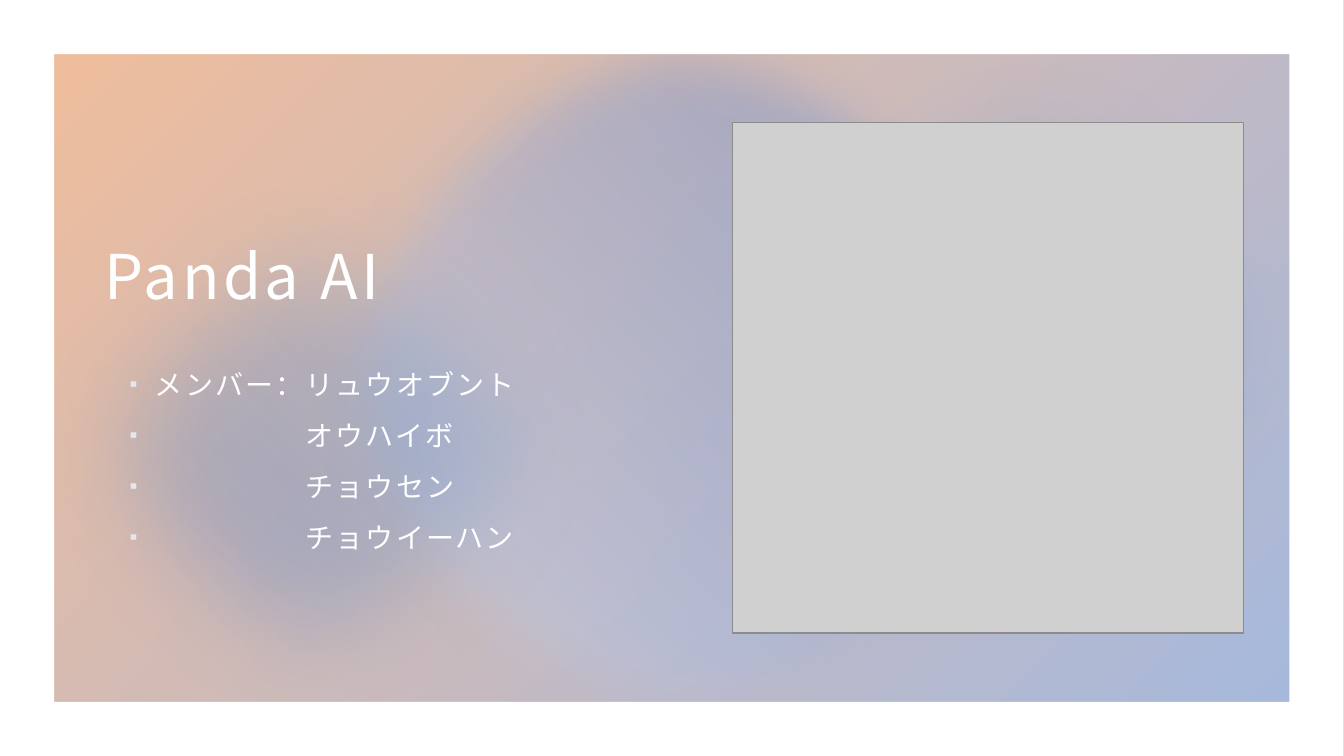
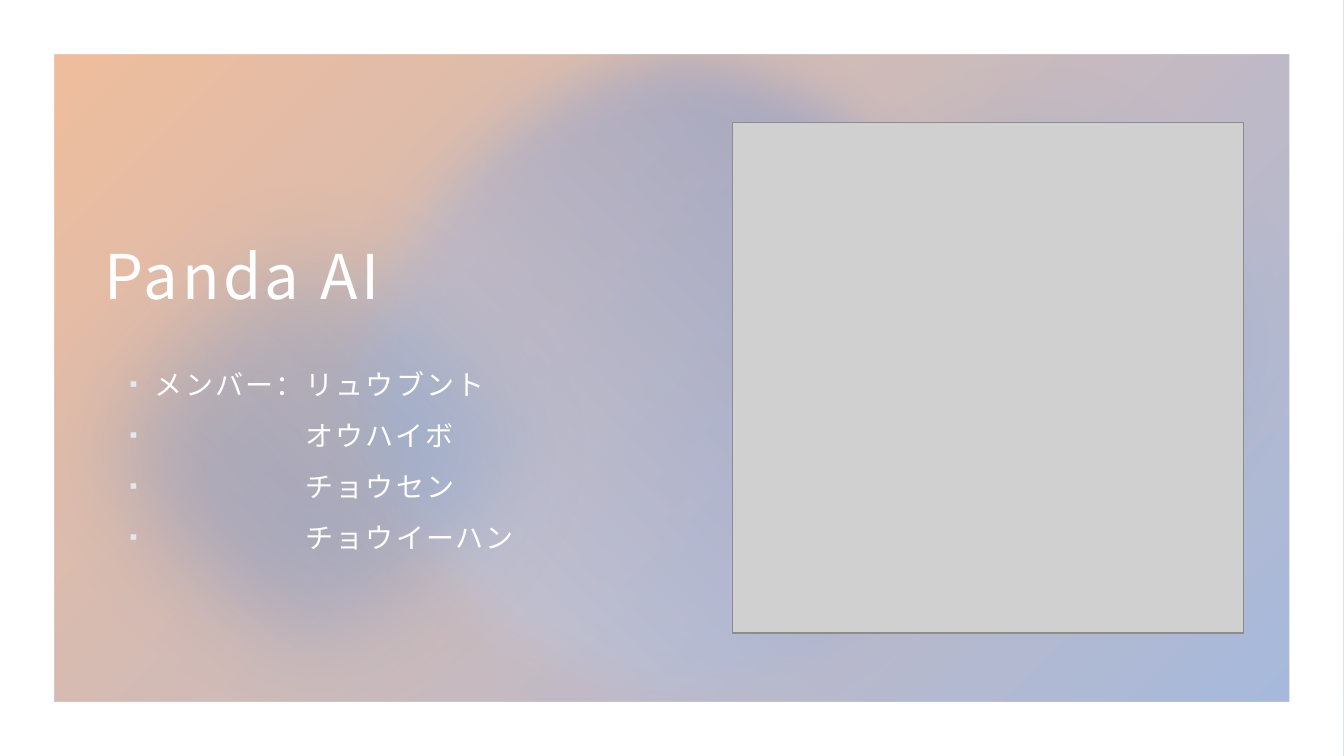
Before and after one commit to YIFAN-888/GRP_1, a slide deck: slide 1 of presentation/Panda AI.pptx. Drawn at 1344x756 pixels with LibreOffice and Linux fonts; fonts in the diff are those of the drawing; grey boxes stand for pictures. Boxes give left, top, right and bottom in pixels: in the first picture for what was removed or moved away, otherwise in the second. Text is boxed around its words. In the diff, an @@ line names an element or a change of style, - is before the commit and + after.

```diff
--- a/presentation/Panda AI.pptx
+++ b/presentation/Panda AI.pptx
@@ text at bbox=[155, 371, 484, 396]: text changed @@
-▪ メンバー：リュウオブント
+▪ メンバー：リュウブント
```
Also in this commit, not shown: 3 other slides changed, 5 slides added, 1 slide removed.
